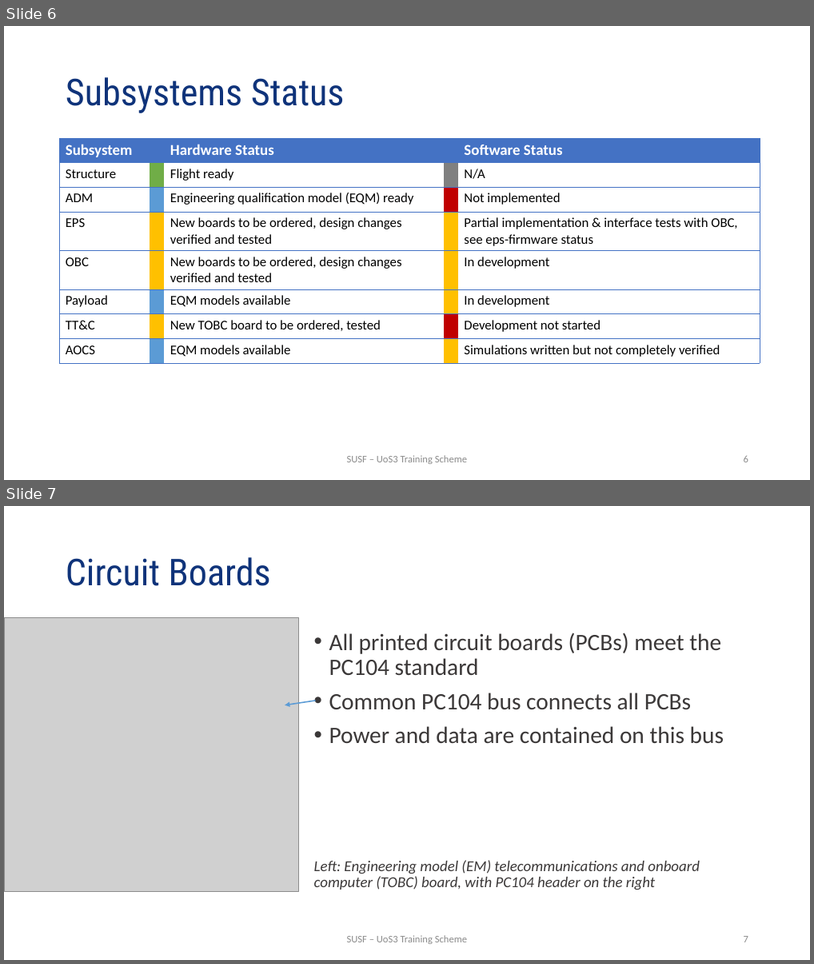
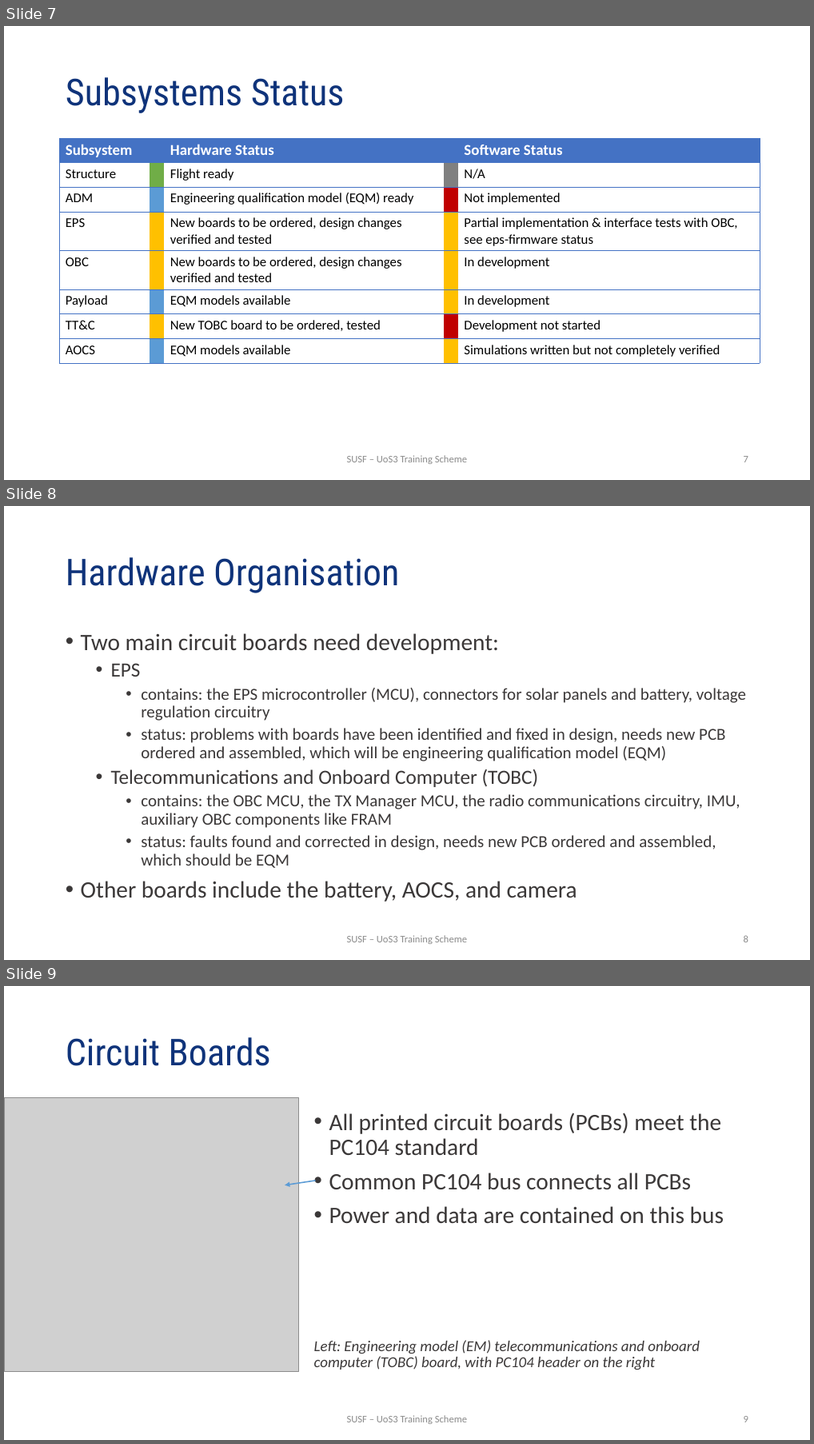
Before and after one commit to uos3/training-scheme, a slide deck: platform/UTS_SystemOverview.pptx. Shown one above the other, each under a label of ours: slides 6 and 7 before the commit, slides 7, 8 and 9 after it. The pictures are 814x964 and 814x1444 pixels, drawn with LibreOffice and Linux fonts; fonts in the diff are those of the drawing; grey boxes stand for pictures; background and template pictures are left out. Boxes give left, top, right and bottom in pixels: in the first picture for what was removed or moved away, otherwise in the second. Text is boxed around its words. In the diff, an @@ line names an element or a change of style, - is before the commit and + after.

```diff
--- a/platform/UTS_SystemOverview.pptx
+++ b/platform/UTS_SystemOverview.pptx
@@ slide 8 added at (x1=4, y1=506, x2=810, y2=960), background #FFFFFF @@
@@ title added at (x1=66, y1=557, x2=399, y2=593), 44 pt, text #0F337A @@
+Hardware Organisation
@@ text added at (x1=81, y1=633, x2=746, y2=901), 20 pt, text #3B3838 @@
+• Two main circuit boards need development:
+  • EPS
+    • contains: the EPS microcontroller (MCU), connectors for solar panels and battery, voltage regulation circuitry
+    • status: problems with boards have been identified and fixed in design, needs new PCB ordered and assembled, which will be engineering qualification model (EQM)
+  • Telecommunications and Onboard Computer (TOBC)
+    • contains: the OBC MCU, the TX Manager MCU, the radio communications circuitry, IMU, auxiliary OBC components like FRAM
+    • status: faults found and corrected in design, needs new PCB ordered and assembled, which should be EQM
+• Other boards include the battery, AOCS, and camera
@@ text added at (x1=347, y1=935, x2=467, y2=944), 12 pt, text #8C8C8C @@
+SUSF – UoS3 Training Scheme
@@ page number added at (x1=744, y1=935, x2=749, y2=942), 12 pt, text #8C8C8C @@
+8
@@ what was slide 6 is now slide 7 @@
@@ page number at (x1=744, y1=456, x2=749, y2=462): text changed @@
-6
+7
@@ what was slide 7 is now slide 9 @@
@@ page number at (x1=744, y1=1416, x2=749, y2=1422): text changed @@
-7
+9
```
Also in this commit, not shown: 5 other slides added.
